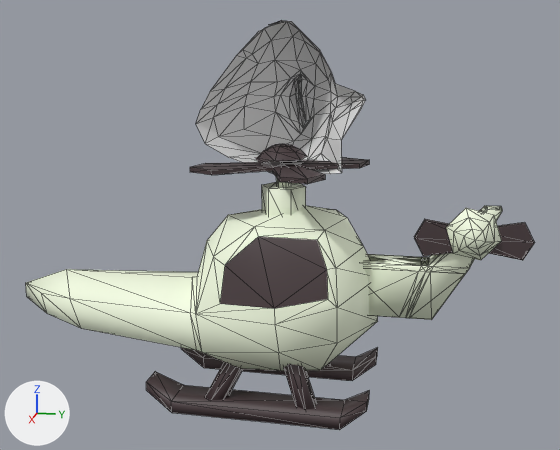
The glTF model assets/helicopter.glb as it was, and as the next commit left it.
One viewpoint serves both versions: a 50 mm lens placed at (11.83, 2.24, 4.23), pointed at (-0.13, -0.15, 1.24). Every picture has the same lights, and +X, +Y and +Z are marked at lower left. Mesh edges are drawn as thin lines. Where no turn or scale is listed for an object, it has been applied to the vertices.
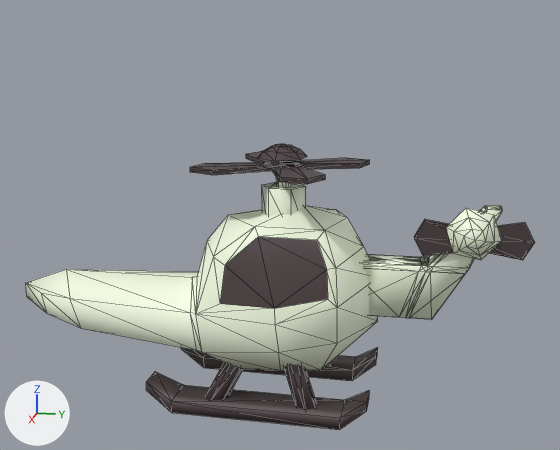
Pixel boxes [x1, y1, x2, y2] of what changed, in the pictures (560 x 450 px):
'Cube', deleted: before [196, 20, 365, 175]

The edits, one by one:
Object 'Cube' (ob_cube) is deleted.
